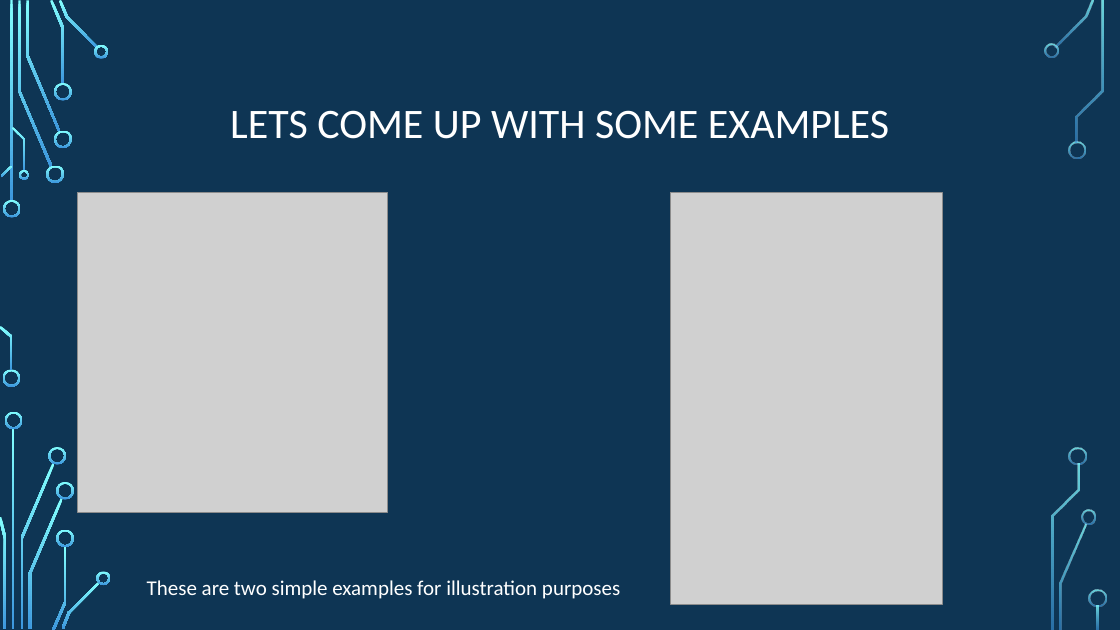
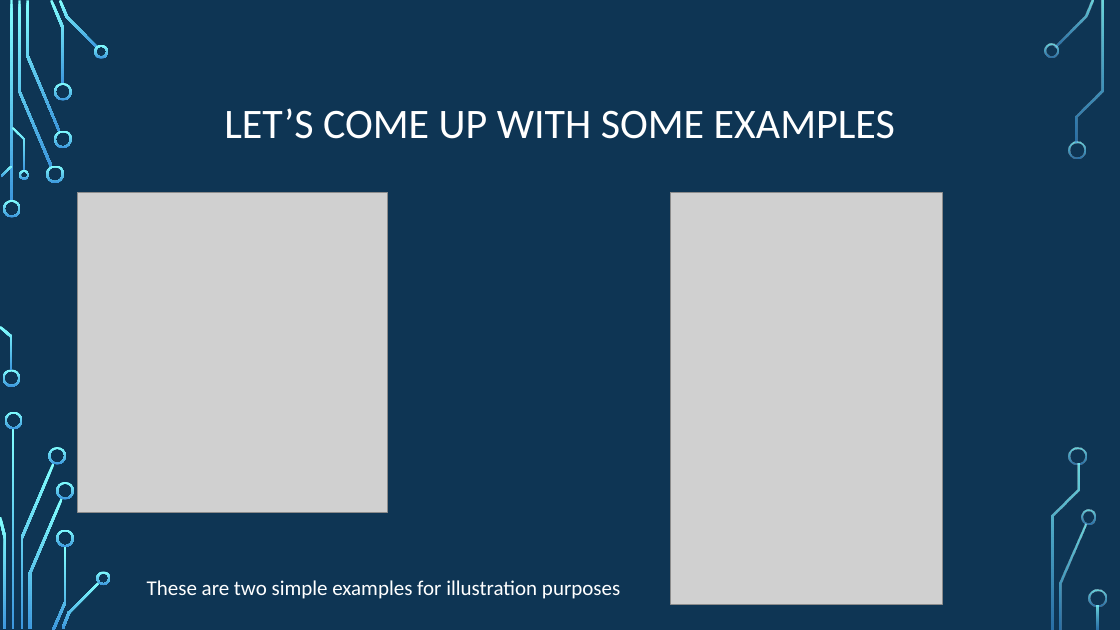
Before and after one commit to psypdt/ZIS_C-_Summer_Course_2019, a slide deck: slide 63 of Day_3/Day_3.pptx. Drawn at 1120x630 pixels with LibreOffice and Linux fonts; fonts in the diff are those of the drawing; grey boxes stand for pictures; background and template pictures are left out. Boxes give left, top, right and bottom in pixels: in the first picture for what was removed or moved away, otherwise in the second. Text is boxed around its words. In the diff, an @@ line names an element or a change of style, - is before the commit and + after.

```diff
--- a/Day_3/Day_3.pptx
+++ b/Day_3/Day_3.pptx
@@ title at (224, 108, 895, 139): text changed @@
-LETS COME UP WITH SOME EXAMPLES
+LET’S COME UP WITH SOME EXAMPLES
```
Also in this commit, not shown: 22 other slides changed, 4 slides added.
